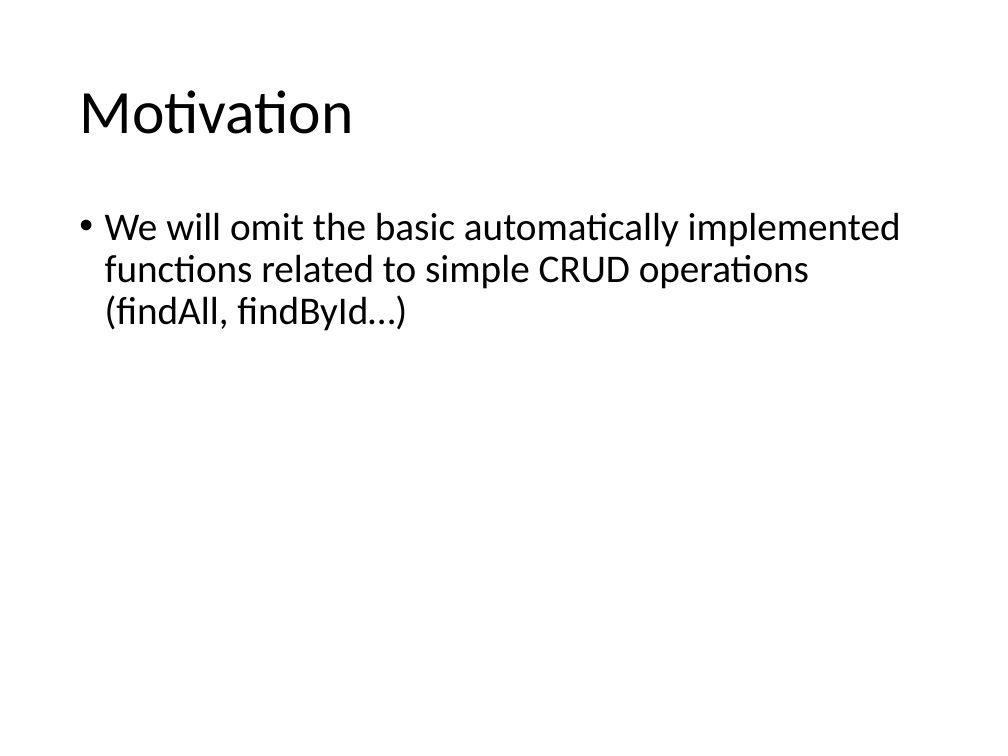
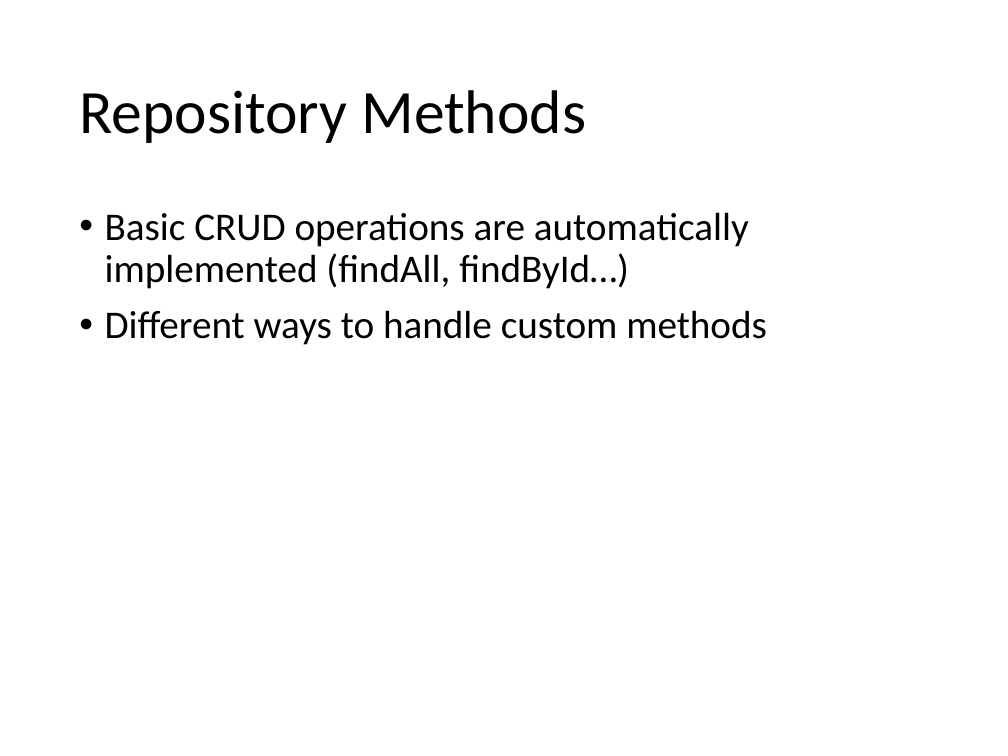
Before and after one commit to Paso198/Gamified-Marketing-Application, a slide deck: slide 32 of Design.pptx (slide 28 before the commit). Drawn at 1008x756 pixels with LibreOffice and Linux fonts; fonts in the diff are those of the drawing. Boxes give left, top, right and bottom in pixels: in the first picture for what was removed or moved away, otherwise in the second. Text is boxed around its words. In the diff, an @@ line names an element or a change of style, - is before the commit and + after.

```diff
--- a/Design.pptx
+++ b/Design.pptx
@@ title at (79, 90, 586, 143): text changed @@
-Motivation
+Repository Methods
@@ text at (105, 212, 767, 345): text changed @@
-• We will omit the basic automatically implemented functions related to simple CRUD operations (findAll, findById…)
+• Basic CRUD operations are automatically implemented (findAll, findById…)
+• Different ways to handle custom methods
```
Also in this commit, not shown: 1 other slide changed, 8 slides added, 1 slide removed.
